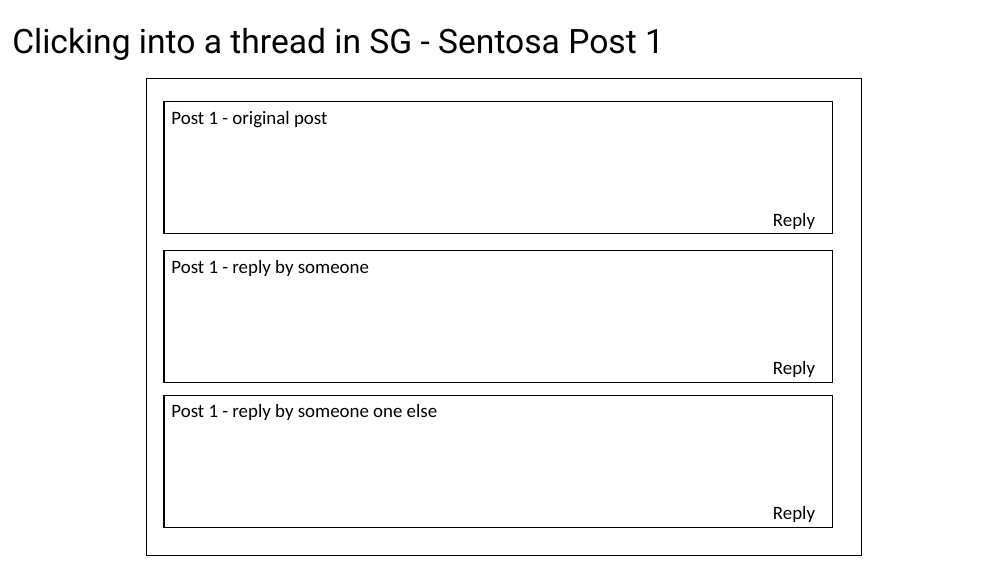
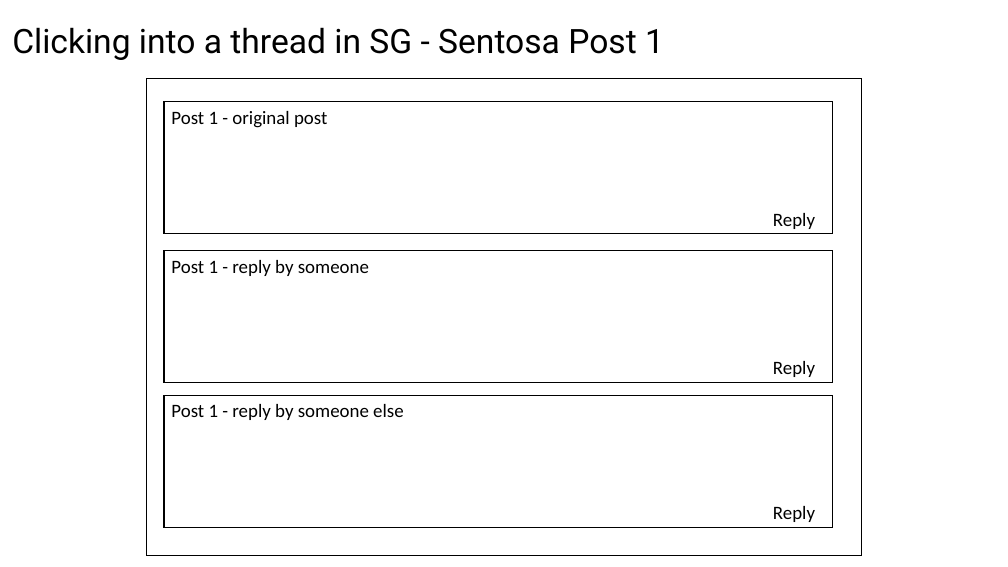
Before and after one commit to SherwinKhoo/travel-go-where, a slide deck: slide 9 of Project-3.pptx. Drawn at 1008x567 pixels with LibreOffice and Linux fonts; fonts in the diff are those of the drawing. Boxes give left, top, right and bottom in pixels: in the first picture for what was removed or moved away, otherwise in the second. Text is boxed around its words. In the diff, an @@ line names an element or a change of style, - is before the commit and + after.

```diff
--- a/Project-3.pptx
+++ b/Project-3.pptx
@@ text in rectangle at [171, 404, 403, 420]: text changed @@
-Post 1 - reply by someone one else
+Post 1 - reply by someone else
```
Also in this commit, not shown: 1 other slide changed, 5 slides added, 1 slide removed.
